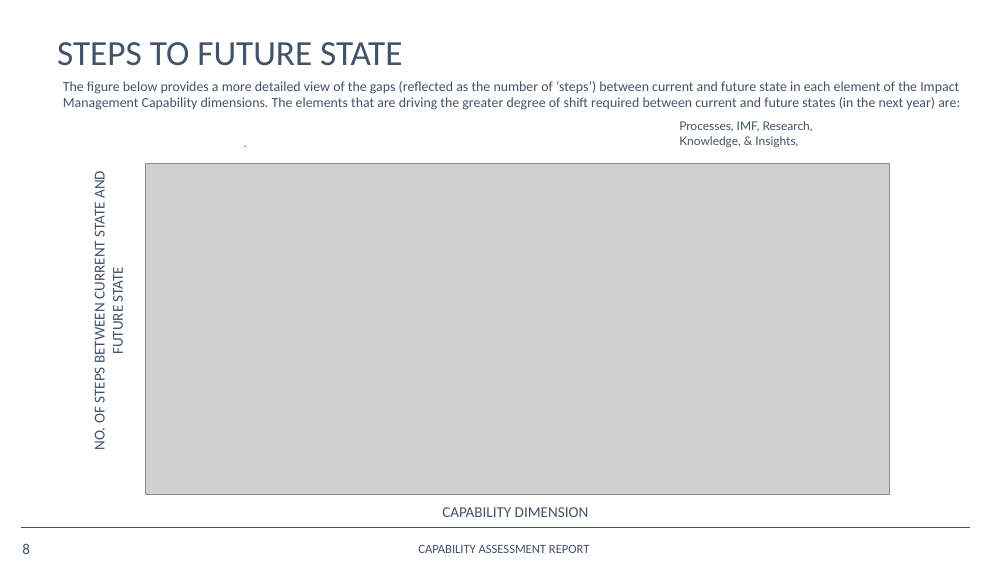
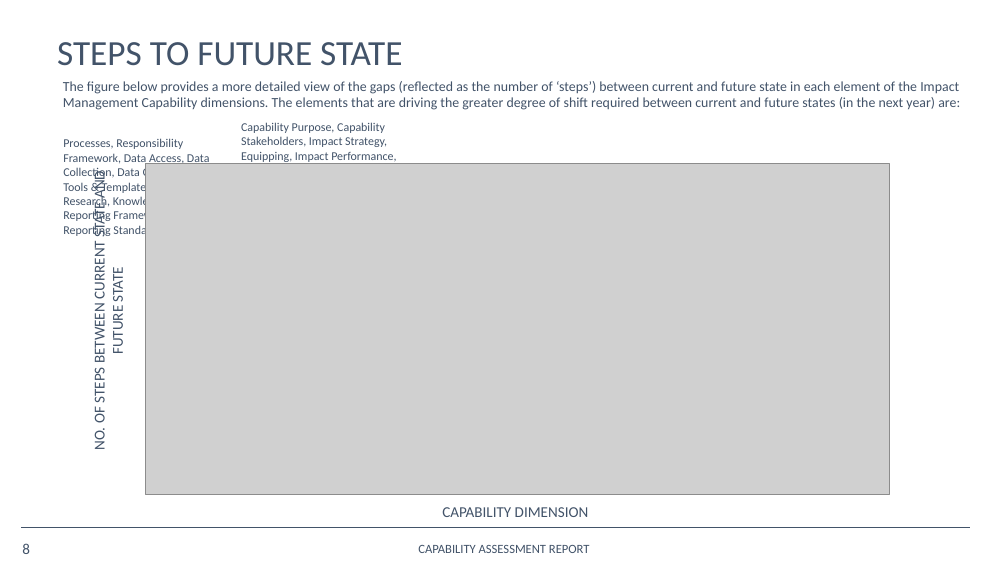
Before and after one commit to opus-meum/power-automate, a slide deck: slide 8 of Capability Assessment Report.pptx. Drawn at 1008x567 pixels with LibreOffice and Linux fonts; fonts in the diff are those of the drawing; grey boxes stand for pictures; background and template pictures are left out. Boxes give left, top, right and bottom in pixels: in the first picture for what was removed or moved away, otherwise in the second. Text is boxed around its words. In the diff, an @@ line names an element or a change of style, - is before the commit and + after.

```diff
--- a/Capability Assessment Report.pptx
+++ b/Capability Assessment Report.pptx
@@ text at [63, 138, 210, 238]: text changed; font Lato to Calibri @@
-.
+Processes, Responsibility Framework, Data Access, Data Collection, Data Quality, IMF, Tools & Templates, Evaluation, Research, Knowledge, & Insights, Reporting Framework, and Reporting Standards.
@@ text added at [241, 122, 396, 178], 9.5 pt, text #425369 @@
+Capability Purpose, Capability Stakeholders, Impact Strategy, Equipping, Impact Performance, Team Composition,
@@ text removed at [679, 121, 813, 147] @@
-Processes, IMF, Research, Knowledge, & Insights,
```
Also in this commit, not shown: 26 other slides changed, 2 slides added, 1 slide removed, 20 other files.
